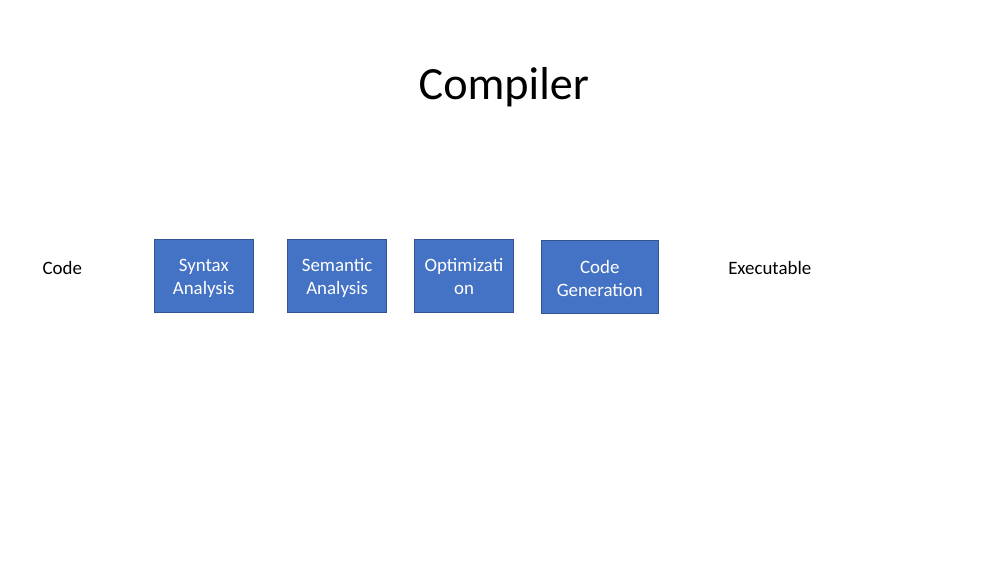
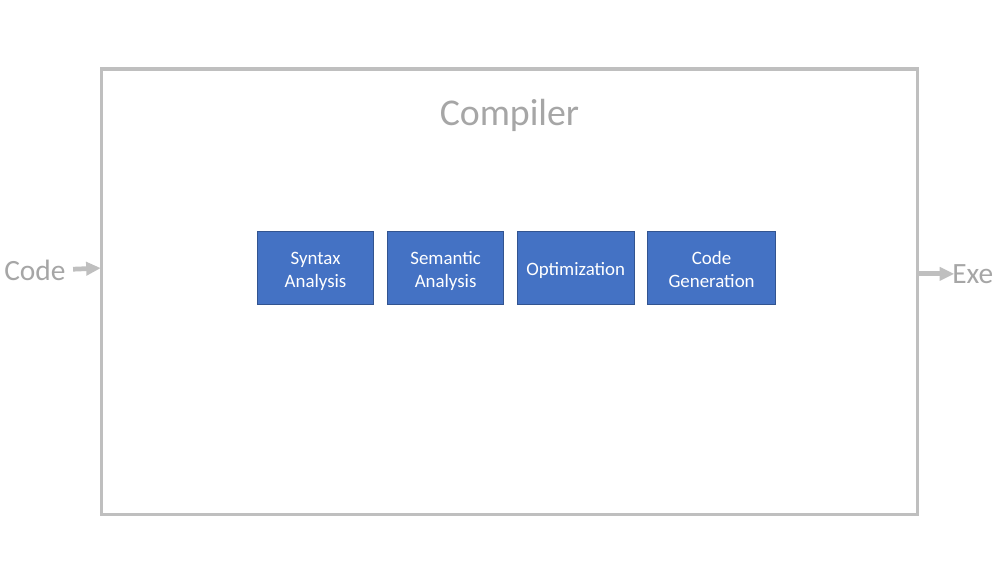
Before and after one commit to ganoliz/NI-GEN, a slide deck: slide 27 of media/NI-GEN-1.pptx (slide 26 before the commit). Drawn at 1008x567 pixels with LibreOffice and Linux fonts; fonts in the diff are those of the drawing. Boxes give left, top, right and bottom in pixels: in the first picture for what was removed or moved away, otherwise in the second. Text is boxed around its words. In the diff, an @@ line names an element or a change of style, - is before the commit and + after.

```diff
--- a/media/NI-GEN-1.pptx
+++ b/media/NI-GEN-1.pptx
@@ rectangle "Compiler": place and size @@
-rectangle "Compiler" at [419,67,589,107]
+rectangle "Compiler" at [101,69,918,514]
@@ rectangle "Compiler" at [101,69,918,514]: size 44 to 36 pt, text colour #000000 to #A6A6A6; line spacing 0.9 to 1; fill none to #FFFFFF; outline none to #BFBFBF 3 pt @@
@@ rectangle "Syntax": place and size @@
-rectangle "Syntax" at [154,239,253,312]
+rectangle "Syntax" at [257,231,374,305]
@@ rectangle "Semantic Analysis": place and size @@
-rectangle "Semantic Analysis" at [288,239,386,312]
+rectangle "Semantic Analysis" at [387,231,504,305]
@@ rectangle "Optimization": place and size @@
-rectangle "Optimization" at [415,239,513,312]
+rectangle "Optimization" at [517,231,634,305]
@@ rectangle "Code Generation": place and size @@
-rectangle "Code Generation" at [541,240,658,314]
+rectangle "Code Generation" at [648,231,777,305]
@@ text "Code": place and size @@
-text "Code" at [43,261,82,274]
+text "Code" at [4,260,65,280]
@@ text "Code" at [4,260,65,280]: size 18 to 28 pt, text colour #000000 to #A6A6A6 @@
@@ arrow added from (73, 269) to (101, 268), #BFBFBF 4.5 pt @@
@@ text removed at [728,261,811,274] @@
-Executable
@@ text added at [952,264,993,283], 28 pt, text #A6A6A6 @@
+Exe
@@ arrow added from (918, 274) to (954, 274), #BFBFBF 4.5 pt @@
```
Also in this commit, not shown: 3 other slides changed, 50 slides added, 5 slides removed, 3 other files.
